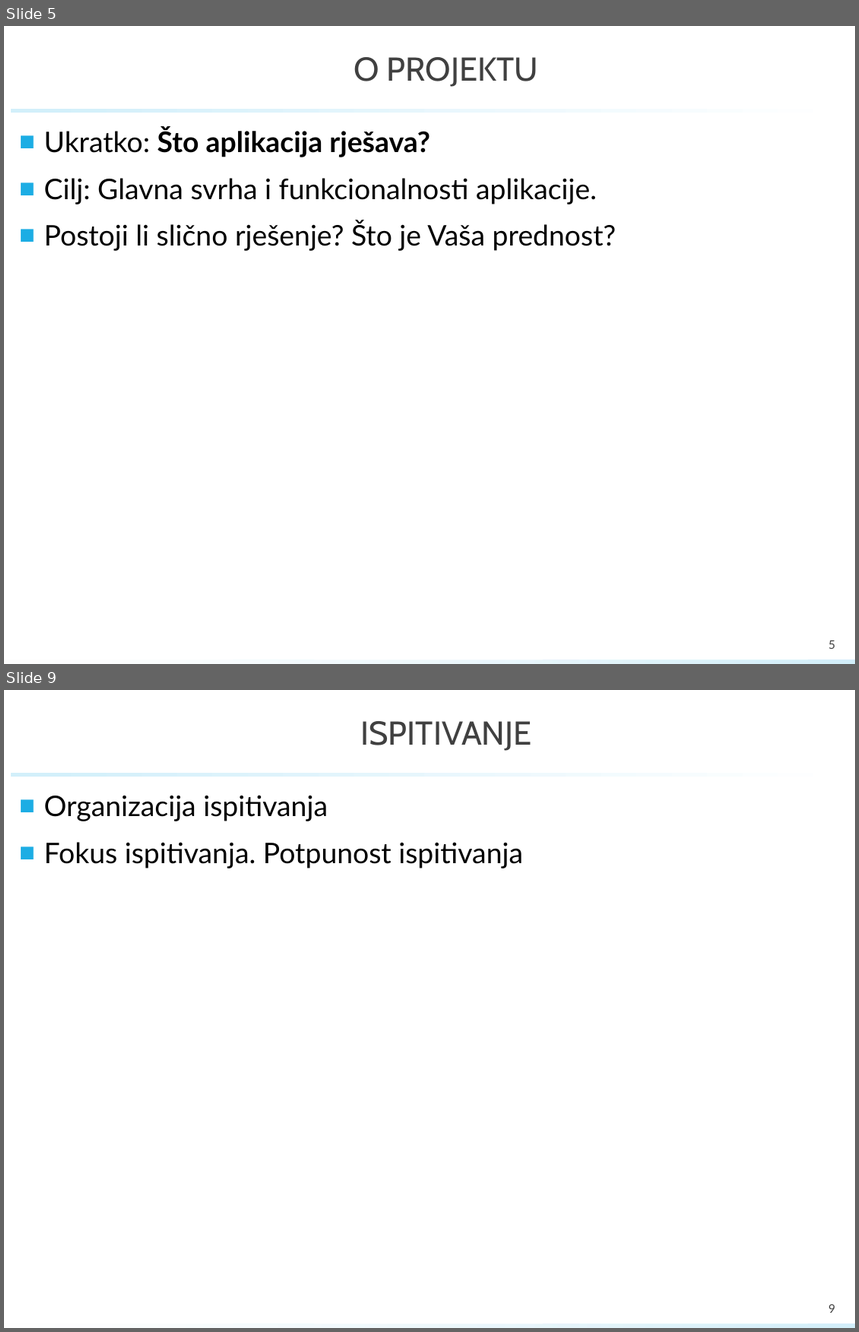
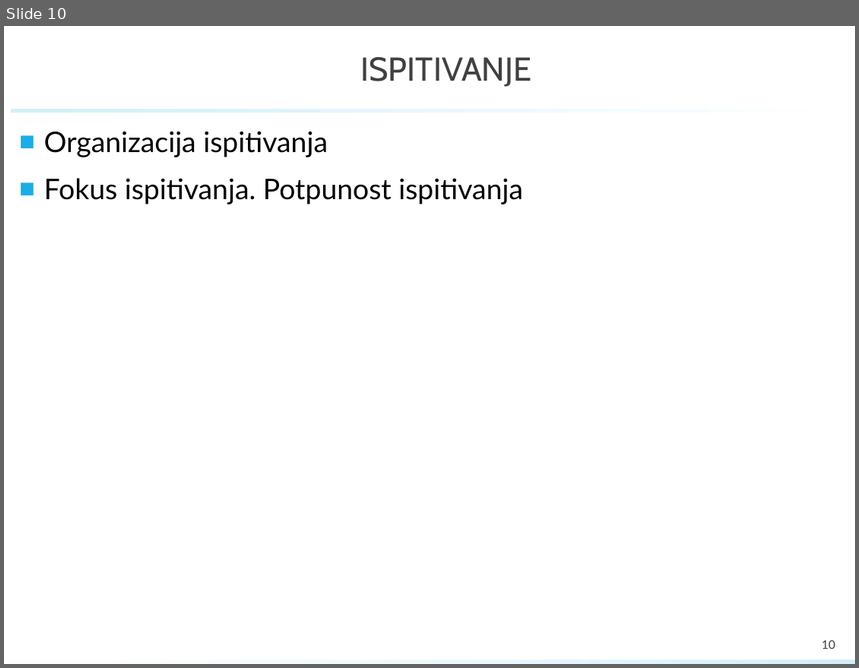
Before and after one commit to GolubIvan/Programsko-inzenjerstvo, a slide deck: PROINZ_TGxx.x_naziv_app.pptx. Shown one above the other, each under a label of ours: slides 5 and 9 before the commit, slide 10 after it; the slides between them are not shown. The pictures are 859x1332 and 859x668 pixels, drawn with LibreOffice and Linux fonts; fonts in the diff are those of the drawing; background and template pictures are left out. Boxes give left, top, right and bottom in pixels: in the first picture for what was removed or moved away, otherwise in the second. Text is boxed around its words. In the diff, an @@ line names an element or a change of style, - is before the commit and + after.

```diff
--- a/PROINZ_TGxx.x_naziv_app.pptx
+++ b/PROINZ_TGxx.x_naziv_app.pptx
@@ slide 5 removed at [4, 26, 855, 664], background #FFFFFF; not listed: 2 template elements that a slide beside it also shows @@
@@ title removed at [354, 57, 538, 87] @@
-O PROJEKTU
@@ text removed at [44, 128, 617, 251] @@
-■ Ukratko: Što aplikacija rješava?
-■ Cilj: Glavna svrha i funkcionalnosti aplikacije.
-■ Postoji li slično rješenje? Što je Vaša prednost?
@@ page number removed at [829, 641, 835, 649] @@
-5
@@ what was slide 9 is now slide 10 @@
@@ page number at [822, 640, 835, 649]: text changed @@
-9
+10
```
Also in this commit, not shown: 6 slides changed, 6 slides added, 3 other slides removed.
